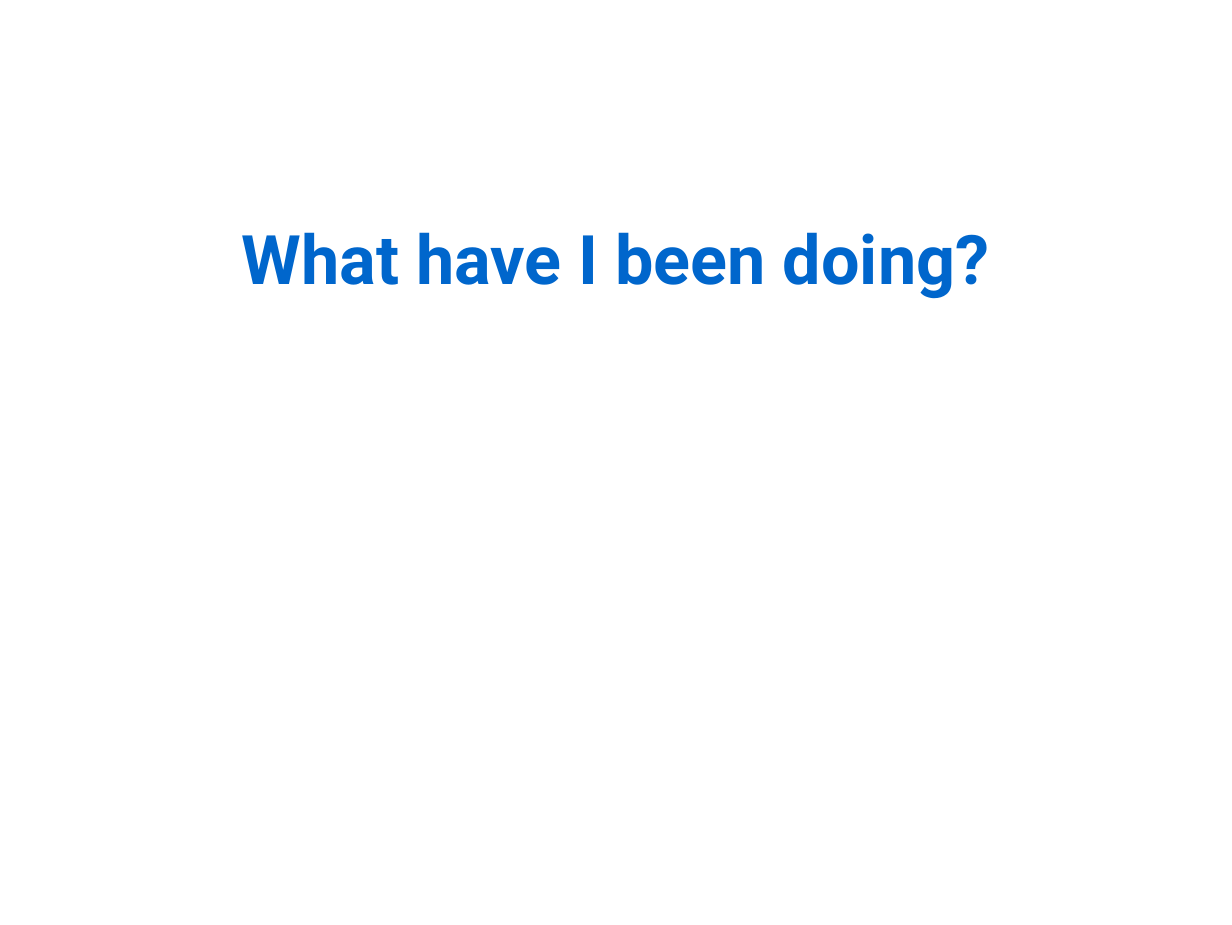
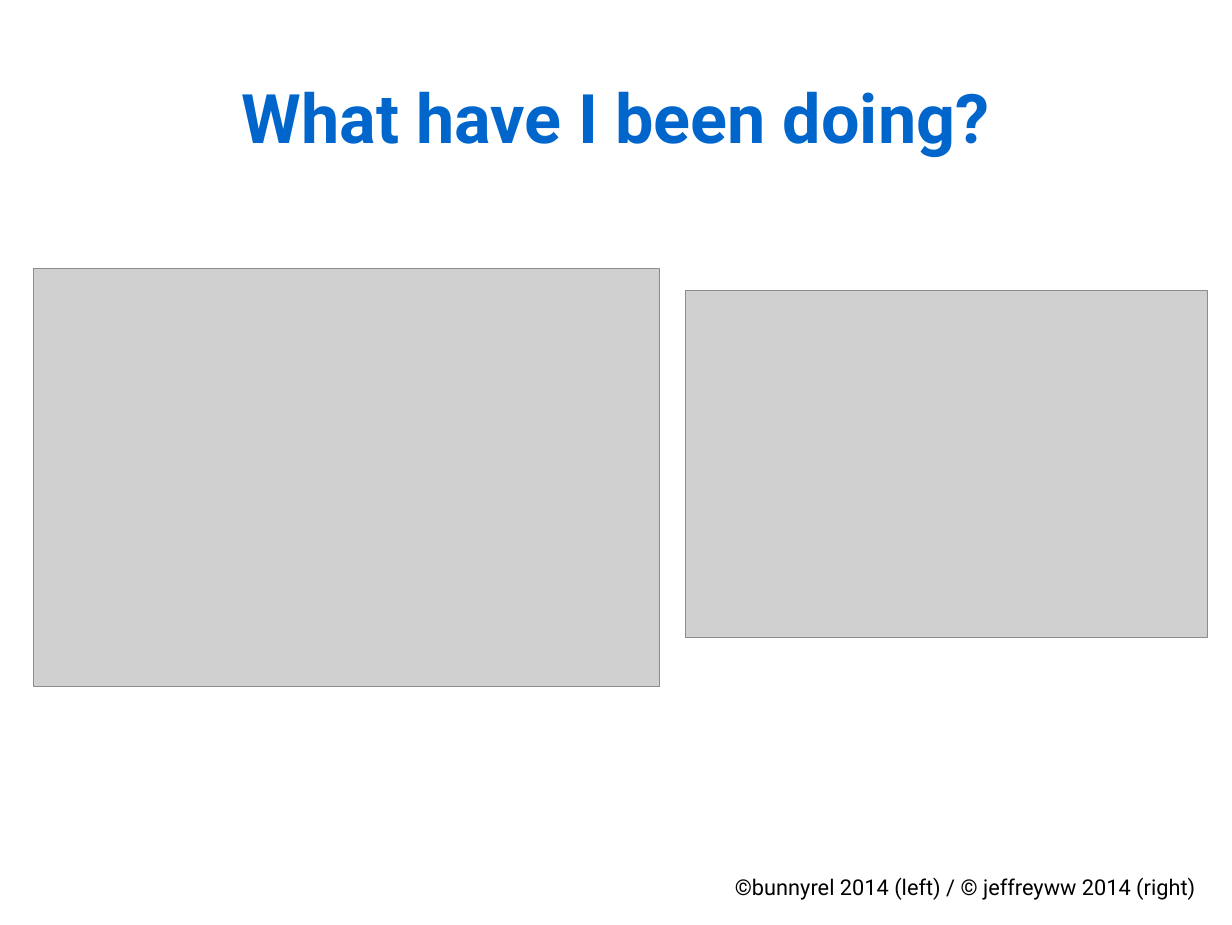
Before and after one commit to Rekyt/lynchlabpresentation2014, a slide deck: slide 2 of LabMeetingPresentation.odp. Drawn at 1232x925 pixels with LibreOffice and Linux fonts; fonts in the diff are those of the drawing; grey boxes stand for pictures. Boxes give left, top, right and bottom in pixels: in the first picture for what was removed or moved away, otherwise in the second. Text is boxed around its words. In the diff, an @@ line names an element or a change of style, - is before the commit and + after.

```diff
--- a/LabMeetingPresentation.odp
+++ b/LabMeetingPresentation.odp
@@ text "What have I been doing?": place and size @@
-text "What have I been doing?" at box(241, 232, 989, 299)
+text "What have I been doing?" at box(241, 91, 989, 158)
@@ picture added at box(34, 268, 660, 686) @@
@@ picture added at box(685, 291, 1207, 637) @@
@@ text added at box(735, 877, 1195, 900), 14 pt, text #000000 @@
+©bunnyrel 2014 (left) / © jeffreyww 2014 (right)
```
Also in this commit, not shown: 1 slide added.
